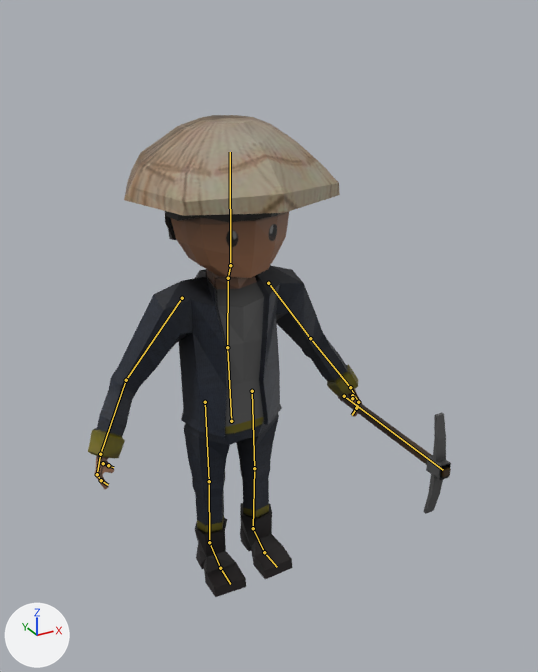
What one commit did to the Blender file Map/Assets/Models/Yamato_civil/yamato_civil_pick.blend.
Before and after are seen from a camera (50 mm lens) standing at (-9.16, -19.09, 17.79) and looking at (0.59, -1.36, 8.93). Every picture has the same lights, and +X, +Y and +Z are marked at lower left. The bones that bend it are drawn over the model as lines.

Names of what the first picture shows: 'Yamato'.
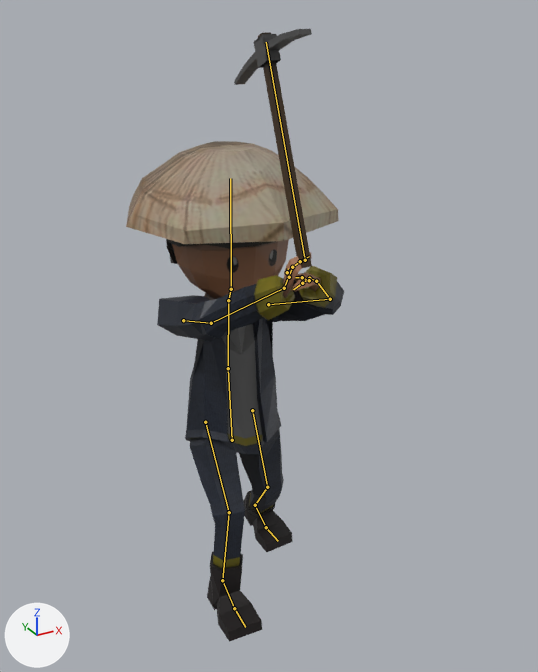
The newer file adds an action. The first version stands in its rest pose; the second is drawn at frame 16 of the action 'YamatoCivilPick_Mining'.

Pixel boxes [x1, y1, x2, y2] of what changed, in the pictures (538 x 672 px):
'Yamato', posed (40% narrower, 27% taller)
    before: [88, 115, 451, 597]
    after: [126, 29, 344, 642]
bone 'abdomen', root to tip
    before: (231, 421) to (227, 347)
    after: (232, 440) to (228, 368)
bone 'brazo_L', root to tip
    before: (268, 283) to (310, 338)
    after: (268, 304) to (330, 299)
bone 'antebrazo_L', root to tip
    before: (310, 338) to (350, 387)
    after: (330, 299) to (316, 281)
bone 'brazo_R', root to tip
    before: (182, 298) to (126, 380)
    after: (183, 320) to (211, 323)
bone 'antebrazo_R', root to tip
    before: (126, 380) to (100, 454)
    after: (211, 323) to (284, 288)
bone 'mano_R', root to tip
    before: (100, 454) to (97, 474)
    after: (284, 288) to (292, 267)
bone 'Pick', root to tip
    before: (344, 396) to (443, 470)
    after: (305, 260) to (266, 42)

The edits, one by one:
Bone 'abdomen' (bone_abdomen) moves from (0.0, 0.0, 0.0) to (0.0, -0.73, -0.02).
Bone 'brazo_L' (bone_brazo_l) turns from (0, 0, 0) to (15, -45, -118) degrees about its own x, y and z.
Bone 'antebrazo_L' (bone_antebrazo_l) turns from (0, 0, 0) to (-37, 5, -23) degrees about its own x, y and z.
Bone 'brazo_R' (bone_brazo_r) turns from (0, 0, 0) to (14, 44, 117) degrees about its own x, y and z.
Bone 'antebrazo_R' (bone_antebrazo_r) turns from (0, 0, 0) to (-36, -6, 22) degrees about its own x, y and z.
Bone 'mano_R' (bone_mano_r) turns from (0, 0, 0) to (47, 11, 12) degrees about its own x, y and z.
Bone 'pie_L_control' (bone_pie_l_control) moves from (0.0, 0.0, 0.0) to (-0.74, -1.2, -0.02).
Bone 'pie_R_control' (bone_pie_r_control) moves from (0.0, 0.0, 0.0) to (0.39, 1.9, -0.02).
Bone 'Pick' (bone_pick) moves from (0.0, 0.0, 0.0) to (-4.45, 4.35, -6.98).
Bone 'Pick' (bone_pick) turns from (0, 0, 0) to (-112, 0, 0) degrees about its own x, y and z.
